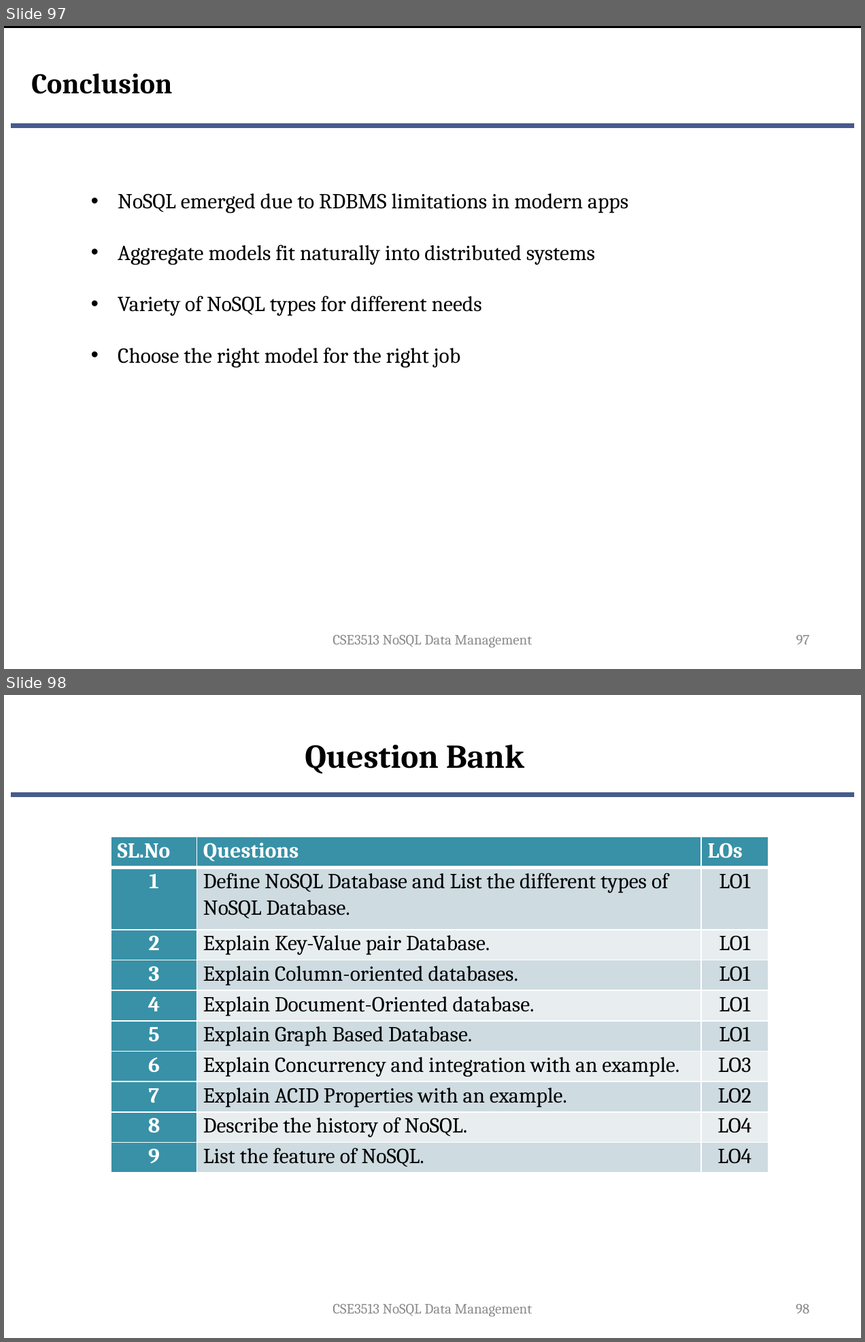
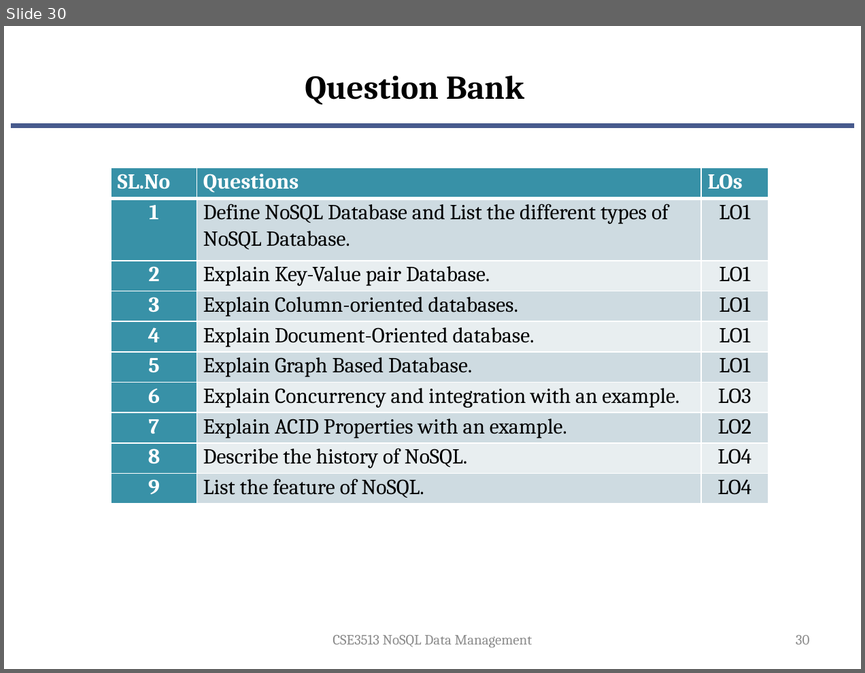
Before and after one commit to suniljeevan/NOSQL-2025, a slide deck: THEORY COURSE MATERIALS/Module 2 - Partial.pptx. Shown one above the other, each under a label of ours: slides 97 and 98 before the commit, slide 30 after it. The pictures are 865x1342 and 865x673 pixels, drawn with LibreOffice and Linux fonts; fonts in the diff are those of the drawing; background and template pictures are left out. Boxes give left, top, right and bottom in pixels: in the first picture for what was removed or moved away, otherwise in the second. Text is boxed around its words. In the diff, an @@ line names an element or a change of style, - is before the commit and + after.

```diff
--- a/THEORY COURSE MATERIALS/Module 2 - Partial.pptx
+++ b/THEORY COURSE MATERIALS/Module 2 - Partial.pptx
@@ slide 97 removed at (4,26,861,669), background #FFFFFF; not listed: 1 template element that a slide beside it also shows @@
@@ rectangle removed at (4,26,861,28) @@
@@ text removed at (31,74,172,94) @@
-Conclusion
@@ text removed at (118,193,628,367) @@
-• NoSQL emerged due to RDBMS limitations in modern apps
-• Aggregate models fit naturally into distributed systems
-• Variety of NoSQL types for different needs
-• Choose the right model for the right job
@@ text removed at (332,635,532,648) @@
-CSE3513 NoSQL Data Management
@@ page number removed at (796,635,810,644) @@
-97
@@ what was slide 98 is now slide 30 @@
@@ page number at (796,635,810,644): text changed @@
-98
+30
```
Also in this commit, not shown: 67 other slides removed.
